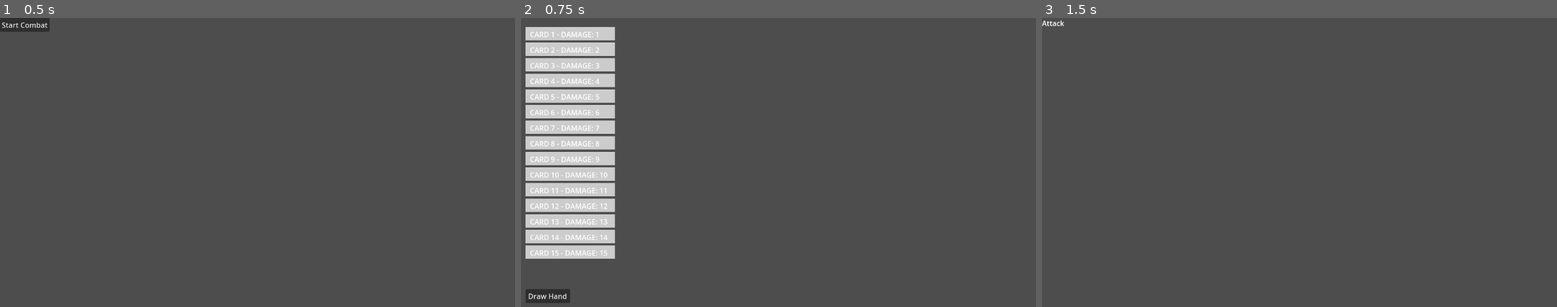
Above: before the commit, frames 1-3 (left to right).
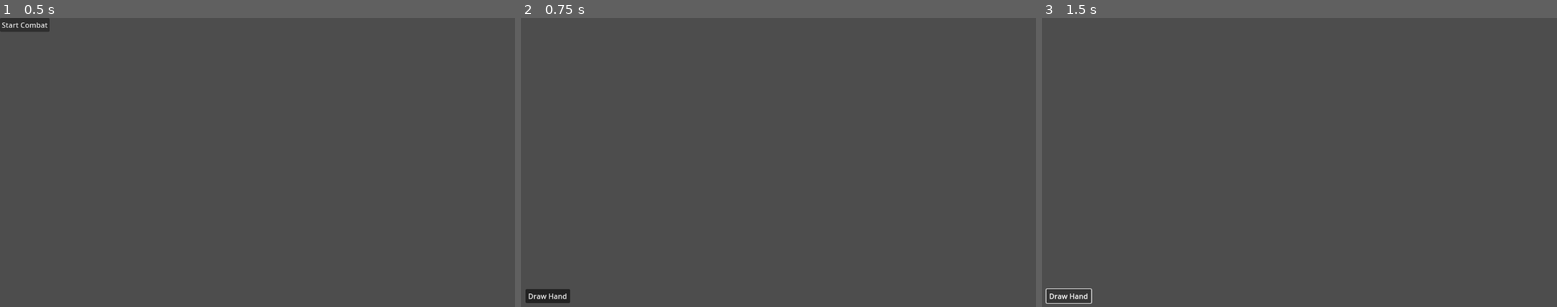
Above: after the commit, the same moments.

Repository: JosieBarber/roguelike
Game: Godot game, scene res://scenes/Main.tscn
The game is run twice, just before and just after one commit, with the same random seed, the same clock (stepped at 60 frames per second) and the same inputs.
Inputs:
- Up to frame 1 (0.5 s): no input
- Up to frame 2 (0.75 s): click "Start Combat" at 0.5 s
- Up to frame 3 (1.5 s): click "Draw Hand" at 1.25 s

Frame 1 is identical in both runs. In frame 2, 12% of the frame differs, in the area x 0-19%, y 3-84%; in frame 3, 0.2%.
Error after the commit: Attempt to call function 'get_children' in base 'null instance' on a null instance. (res://scripts/planning.gd:78)

Commit message:
Deal with parent/child relationships

Diff:
--- a/scenes/Main.tscn
+++ b/scenes/Main.tscn
@@ -1,15 +1,23 @@
-[gd_scene load_steps=4 format=3 uid="uid://cwemnyae3i5ol"]
+[gd_scene load_steps=7 format=3 uid="uid://cwemnyae3i5ol"]
 
 [ext_resource type="PackedScene" uid="uid://bl83ryin8usen" path="res://scenes/Combat.tscn" id="1"]
+[ext_resource type="Script" path="res://scripts/main.gd" id="1_gypjv"]
 [ext_resource type="Script" path="res://scripts/player.gd" id="2"]
-[ext_resource type="Script" path="res://scripts/enemy.gd" id="3"]
+[ext_resource type="PackedScene" uid="uid://duk30r0o83e5r" path="res://scenes/Planning_Phase.tscn" id="3_8yjyb"]
+[ext_resource type="PackedScene" uid="uid://bfw14idsdji" path="res://scenes/Attack_Phase.tscn" id="4_sj6l7"]
+[ext_resource type="Script" path="res://scripts/planning.gd" id="5_itg00"]
 
 [node name="Main" type="Node2D"]
+script = ExtResource("1_gypjv")
 
 [node name="Player" type="Node2D" parent="."]
 script = ExtResource("2")
 
-[node name="Enemy" type="Node2D" parent="."]
-script = ExtResource("3")
+[node name="Combat" parent="." instance=ExtResource("1")]
 
-[node name="Combat" parent="." instance=ExtResource("1")]
+[node name="Planning_Phase" parent="Combat" instance=ExtResource("3_8yjyb")]
+visible = false
+script = ExtResource("5_itg00")
+
+[node name="Attack_Phase" parent="Combat" instance=ExtResource("4_sj6l7")]
+visible = false
--- a/scripts/attack.gd
+++ b/scripts/attack.gd
@@ -8,26 +8,42 @@
 var planning_scene: PackedScene
 
 func _ready():
-	# Preload the planning scene
-	planning_scene = preload("res://scenes/Planning_Phase.tscn")
+	if not player:
+		player = get_parent().get_parent().get_node("Player")
+		player._create_test_deck()
+		player.active_deck = player.player_deck.duplicate()
+	# display_deck()
+
+	# Initialize enemy if not already initialized
+	if not enemy:
+		var enemGen = enemyGeneration.new()
+		var possible_enemies = enemGen.get_possible_enemies("Forest")
+		enemy = possible_enemies[randi() % possible_enemies.size()]
+
 
 	# Print out the player's hand
-	for card in player.player_hand:
-		print("Card in hand: ", card.card_name)
-	print("Player name: ", player.player_name)
+	# for card in player.player_hand:
+	# 	print("Card in hand: ", card.card_name)
 
-	# Print out the enemy details
-	print("Enemy name: ", enemy.enemy_name)
-	print("Enemy health: ", enemy.enemy_health)
+	# # Print out the enemy details
+	# print("Enemy name: ", enemy.enemy_name)
+	# print("Enemy health: ", enemy.enemy_health)
 
-	print("Enemy deck: ")
-	for card in enemy.enemy_deck:
-		print(card.card_name)
+	# print("Enemy deck: ")
+	# for card in enemy.enemy_deck:
+	# 	print(card.card_name)
 
-	print("Enemy active deck: ")
-	for card in enemy.active_deck:
-		print(card.card_name)
+	# print("Enemy active deck: ")
+	# for card in enemy.active_deck:
+	# 	print(card.card_name)
 
-	print("Enemy hand: ")
-	for card in enemy.enemy_hand:
-		print(card.card_name)
+	# print("Enemy hand: ")
+	# for card in enemy.enemy_hand:
+	# 	print(card.card_name)
+
+func transition_to_planning_phase():
+	var planning_scene = get_node("Planning_Phase")
+	planning_scene.set("player", player)
+	planning_scene.set("enemy", enemy)
+	planning_scene.visible = true
+	self.visible = false
--- a/scripts/combat.gd
+++ b/scripts/combat.gd
@@ -13,13 +13,14 @@
 	button.connect("pressed", Callable(self, "_on_start_combat_pressed"))
 
 func _on_start_combat_pressed():
+	$Button.visible = false
 	_initialize_player()
 	_initialize_enemy()
 	transition_to_planning_phase()
 
 func _initialize_player():
-	player = Player.new()
-	player.initialize("JosiePosie", 50)
+	player = get_parent().get_node("Player")
+	print("Player name at combat: ", player.player_name)
 	_create_test_deck(player)
 
 func _initialize_enemy():
@@ -36,8 +37,9 @@
 
 func transition_to_planning_phase():
 	print("Transitioning to planning phase")
-	var planning_scene = preload("res://scenes/Planning_Phase.tscn").instantiate()
+	var planning_scene = get_node("Planning_Phase")
 	planning_scene.set("player", player)
-	planning_scene.set("enemy", enemy)
-	get_tree().root.add_child(planning_scene)
-	queue_free()
+	player.copy_deck()
+	planning_scene.get_node("Planning").display_deck()
+	planning_scene.visible = true
+	# self.self_modulate = Color(1, 1, 1, 0) # Zero opacity
--- a/scripts/enemy.gd
+++ b/scripts/enemy.gd
@@ -24,9 +24,16 @@
 
 func prepare_deck() -> void:
 	active_deck = enemy_deck.duplicate()
+
+func prepare_hand() -> void:
+	enemy_hand.clear()
 	active_deck.shuffle()
-	enemy_hand = active_deck.slice(0, 7)
-	active_deck = active_deck.slice(7, active_deck.size())
+	if active_deck.size() > 7:
+		enemy_hand = active_deck.slice(0, 7)
+		active_deck = active_deck.slice(7, active_deck.size())
+	elif active_deck.size() <= 7:
+		enemy_hand = active_deck
+		active_deck.clear()
 
 func _ready():
 	pass
--- a/scripts/main.gd
+++ b/scripts/main.gd
@@ -1,5 +1,9 @@
 extends Node2D
 
+var player_instance = Player
+
 func _ready():
-	var player_instance = $Player
-	player_instance.initialize("Player1", 100)
+	player_instance = get_node("Player")
+	player_instance.initialize("JosiePosie", 100)
+	player_instance._create_test_deck()
+	#player_instance.copy_deck()
--- a/scripts/planning.gd
+++ b/scripts/planning.gd
@@ -2,20 +2,20 @@
 
 class_name Planning
 
-@export var player: Player
-@export var enemy: Enemy
+var player: Player
+var enemy: Enemy
 var selected_card_index: int = -1
 var card_rects: Array = []
 var selected_cards: Array = []
 
 func _ready():
-	print("Planning phase ready")
+	player = get_parent().get_node("Player")
+	# print("Planning phase ready")
 	if not player:
-		player = get_parent().get_node("Player")
-		player.initialize("JosiePosie", 50)
-		_create_test_deck()
+		player = get_parent().get_parent().get_node("Player")
+		player._create_test_deck()
 		player.active_deck = player.player_deck.duplicate()
-	display_deck()
+
 	_create_draw_button()
 
 	# Initialize enemy if not already initialized
@@ -24,28 +24,23 @@
 		var possible_enemies = enemGen.get_possible_enemies("Forest")
 		enemy = possible_enemies[randi() % possible_enemies.size()]
 
-	# Print out the enemy details
-	print("Enemy initialized in planning phase")
-	print("Enemy name: ", enemy.enemy_name)
-	print("Enemy health: ", enemy.enemy_health)
+	# # Print out the enemy details
+	# print("Enemy initialized in planning phase")
+	# print("Enemy name: ", enemy.enemy_name)
+	# print("Enemy health: ", enemy.enemy_health)
 
-	print("Enemy deck: ")
-	for card in enemy.enemy_deck:
-		print(card.card_name)
+	# print("Enemy deck: ")
+	# for card in enemy.enemy_deck:
+	# 	print(card.card_name)
 
-	print("Enemy active deck: ")
-	for card in enemy.active_deck:
-		print(card.card_name)
+	# print("Enemy active deck: ")
+	# for card in enemy.active_deck:
+	# 	print(card.card_name)
 
-	print("Enemy hand: ")
-	for card in enemy.enemy_hand:
-		print(card.card_name)
+	# print("Enemy hand: ")
+	# for card in enemy.enemy_hand:
+	# 	print(card.card_name)
 
-func _create_test_deck():
-	#Test function to create a deck of 15 cards
-	for i in range(15):
-		var new_card = card.new("Card " + str(i + 1), "Effect", "Clause", "Type", "Sprite", i + 1)
-		player.player_deck.append(new_card)
 
 func draw_hand():
 	player.player_hand.clear()
@@ -79,7 +74,7 @@
 		card_rects.append(Rect2(card_display.position, Vector2(200, 30)))
 
 func display_selected_queue():
-	var selected_queue = get_node("/root/Planning_Phase/SelectedQueue")
+	var selected_queue = get_parent().get_node("SelectedQueue")
 	for child in selected_queue.get_children():
 		child.queue_free()
 	for i in range(selected_cards.size()):
@@ -106,11 +101,11 @@
 	draw_hand()
 
 func transition_to_attack_phase():
-	var enemGen = enemyGeneration.new()
-	var possible_enemies = enemGen.get_possible_enemies("Forest")
-	var random_enemy = possible_enemies[randi() % possible_enemies.size()]
-	var attack_scene = preload("res://scenes/Attack_Phase.tscn").instantiate()
-	attack_scene.set("player", player)
-	attack_scene.set("enemy", random_enemy)
-	get_tree().root.add_child(attack_scene)
-	queue_free()
+	# print(get_parent().get_parent().name)
+	var attack_scene = get_parent().get_parent().get_node("Attack_Phase")
+	attack_scene._ready()
+	attack_scene.player = self.player
+	get_parent().get_node("SelectedQueue").visible = false
+	self.visible = false
+	card_rects.clear()
+	attack_scene.visible = true
--- a/scripts/player.gd
+++ b/scripts/player.gd
@@ -21,8 +21,16 @@
 	player_hand = []
 	player_deck = []
 	player_discard = []
+	active_deck = []
+
+func _ready():
+	pass
+
+func copy_deck():
 	active_deck = player_deck.duplicate()
 
-func _ready():
-	# Initialize the player when it is added to the scene
-	pass
+func _create_test_deck():
+	#Test function to create a deck of 15 cards
+	for i in range(15):
+		var new_card = card.new("Card " + str(i + 1), "Effect", "Clause", "Type", "Sprite", i + 1)
+		player_deck.append(new_card)
